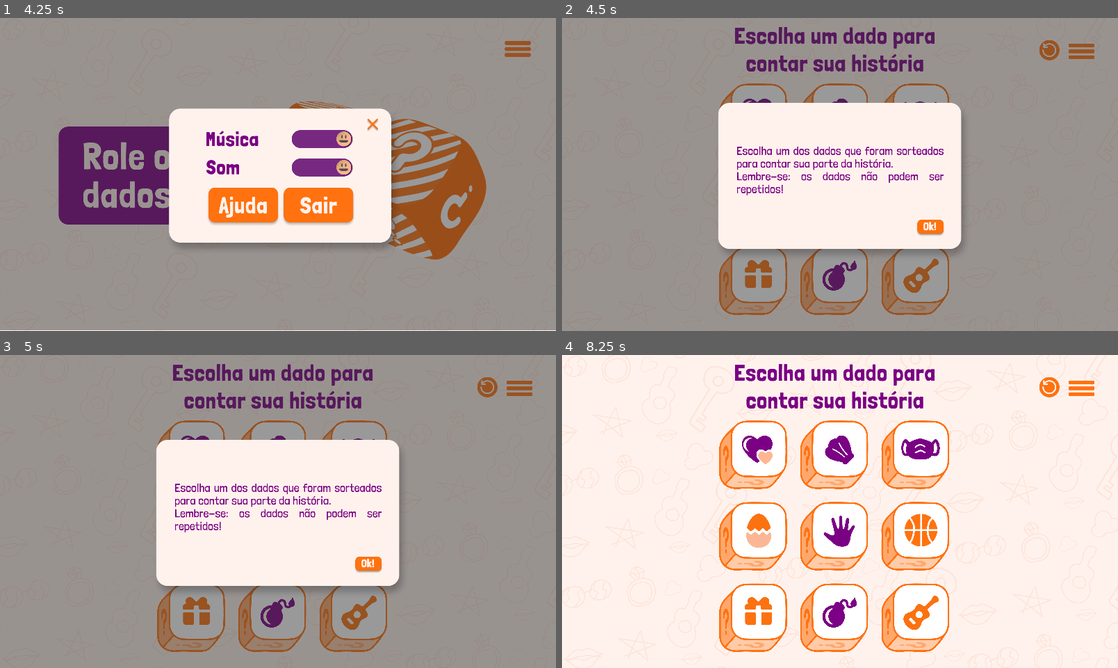
Above: before the commit, frames 1-4 (two rows, left to right).
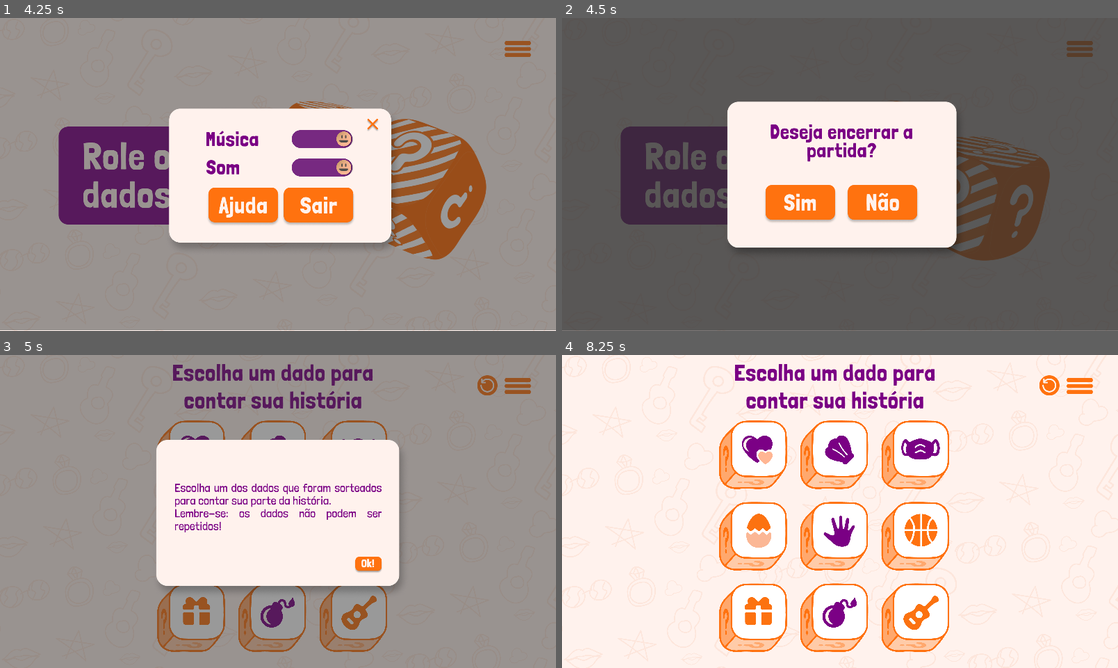
Above: after the commit, the same moments.

Repository: thalesximenes/RollingStories
Game: Godot game, scene res://res/TitleScreen.tscn
Same seed, same stepped clock (60 frames per second), same inputs: the game is played once before the commit and once after it.
Inputs (mouse positions are in pixels of both pictures, inside the frame that each line leads up to):
- Up to frame 1 (4.25 s): click (105, 118) at 0.5 s; click (200, 196) at 1.25 s; click (378, 183) at 2 s; click (517, 49) at 2.75 s; click (322, 140) at 3.5 s
- Up to frame 2 (4.5 s): click (878, 205) at 4.25 s
- Up to frame 3 (5 s): no input
- Up to frame 4 (8.25 s): click (1051, 386) at 5 s; click (1051, 386) at 5.75 s; click (1051, 386) at 6.5 s; click (751, 455) at 7.27 s; click (928, 564) at 8 s

Frame 1 is identical in both runs. In frame 2, 86% of the frame differs, in the area x 0-100%, y 0-100%; in frame 3, 0.3%; in frame 4, 0.3%.

Commit message:
Runnable

Diff:
--- a/project.godot
+++ b/project.godot
@@ -18,6 +18,7 @@
 config/name="Rory's Store Cubes"
 run/main_scene="res://res/TitleScreen.tscn"
 config/icon="res://icon.png"
+config/windows_native_icon="res://icon.ico"
 
 [autoload]
 
--- a/res/BackgroundSound.tscn
+++ b/res/BackgroundSound.tscn
@@ -5,6 +5,6 @@
 
 [node name="Backgroundsound" type="AudioStreamPlayer"]
 stream = ExtResource( 2 )
-volume_db = -15.0
+volume_db = -16.0
 autoplay = true
 script = ExtResource( 1 )
--- a/res/NewGame.tscn
+++ b/res/NewGame.tscn
@@ -90,7 +90,6 @@
 rect_min_size = Vector2( 229, 64 )
 
 [node name="ModesPopUp" parent="." instance=ExtResource( 5 )]
-visible = true
 anchor_right = 0.0
 anchor_bottom = 0.0
 margin_right = 1920.0
--- a/res/NormalModeScreen.tscn
+++ b/res/NormalModeScreen.tscn
@@ -20,6 +20,7 @@
 anchor_bottom = 1.0
 script = ExtResource( 1 )
 __meta__ = {
+"_edit_horizontal_guides_": [ 106.5 ],
 "_edit_use_anchors_": false
 }
 
@@ -42,16 +43,16 @@
 
 [node name="Restart" parent="." instance=ExtResource( 12 )]
 margin_left = 1648.0
-margin_top = 75.6216
+margin_top = 70.0
 margin_right = 1718.0
-margin_bottom = 145.622
+margin_bottom = 140.0
 texture_normal = ExtResource( 4 )
 
 [node name="Exit" parent="." instance=ExtResource( 12 )]
-margin_left = 1748.67
-margin_top = 87.5
-margin_right = 1838.67
-margin_bottom = 141.5
+margin_left = 1743.0
+margin_top = 80.0
+margin_right = 1833.0
+margin_bottom = 134.0
 texture_normal = ExtResource( 7 )
 
 [node name="Dices" type="HBoxContainer" parent="."]
--- a/res/RapidModeScreen.tscn
+++ b/res/RapidModeScreen.tscn
@@ -139,9 +139,9 @@
 
 [node name="TextureButton2" type="TextureButton" parent="."]
 margin_left = 1094.0
-margin_top = 48.0
+margin_top = 47.0
 margin_right = 1164.0
-margin_bottom = 118.0
+margin_bottom = 117.0
 rect_scale = Vector2( 0.667, 0.667 )
 texture_normal = ExtResource( 6 )
 __meta__ = {
--- a/res/RollDicesScreen.tscn
+++ b/res/RollDicesScreen.tscn
@@ -22,6 +22,7 @@
 [ext_resource path="res://res/Assets/AnimatedFrames/FRAME 14.png" type="Texture" id=20]
 [ext_resource path="res://res/Assets/Sounds/Clique botões.wav" type="AudioStream" id=21]
 [ext_resource path="res://res/Assets/Sounds/Som dado.wav" type="AudioStream" id=22]
+[ext_resource path="res://res/fade_in/FadeIn.tscn" type="PackedScene" id=23]
 
 [sub_resource type="SpriteFrames" id=1]
 animations = [ {
@@ -107,6 +108,10 @@
 anchor_bottom = 0.0
 margin_right = 1920.0
 margin_bottom = 1080.0
+
+[node name="FadeIn" parent="." instance=ExtResource( 23 )]
+visible = false
 [connection signal="pressed" from="Button" to="." method="_on_TextureRect_pressed"]
 [connection signal="animation_finished" from="Button/AnimatedSprite" to="." method="_on_AnimatedSprite_animation_finished"]
 [connection signal="pressed" from="TextureButton" to="." method="_on_TextureButton_pressed"]
+[connection signal="fade_finished" from="FadeIn" to="." method="_on_FadeIn_fade_finished"]
--- a/res/background_sound.gd
+++ b/res/background_sound.gd
@@ -1,4 +1,6 @@
 extends AudioStreamPlayer
+
+
 
 func _process(delta):
 	if (GLOBAL.musicStatus && !self.playing):
--- a/res/buttons/NewGameButton.tscn
+++ b/res/buttons/NewGameButton.tscn
@@ -3,4 +3,3 @@
 [ext_resource path="res://res/buttons/MenuButton.tscn" type="PackedScene" id=1]
 
 [node name="NewGameButton" instance=ExtResource( 1 )]
-[connection signal="pressed" from="." to="." method="_on_NewGameButton_pressed"]
--- a/res/buttons/new_game_button.gd
+++ b/res/buttons/new_game_button.gd
@@ -4,7 +4,6 @@
 func _ready():
 	pass # Replace with function body.
 
-
 func _on_TextureButton_pressed():
 	if (GLOBAL.soundStatus):
 		get_node("AudioStreamPlayer").play(0.60)
--- a/res/new_game.gd
+++ b/res/new_game.gd
@@ -5,7 +5,9 @@
 
 # Called when the node enters the scene tree for the first time.
 func _ready():
-	menuPopUp = get_node("ModesPopUp")
+	BACKGROUND_SOUND.volume_db = -16;
+	BACKGROUND_SOUND.play();
+	menuPopUp = get_node("ModesPopUp");
 	pass # Replace with function body.
 
 # Volta para a tela inicial, caso pressionado o botão
--- a/res/roll_dices_screen.gd
+++ b/res/roll_dices_screen.gd
@@ -26,10 +26,15 @@
 # Muda de cena depois da animação do dado
 func _on_AnimatedSprite_animation_finished():
 	if (animatedSprite == 2):
-		if (GLOBAL.mode == 0):
-			get_tree().change_scene("res://res/NormalModeScreen.tscn")
-		else:
-			get_tree().change_scene("res://res/RapidModeScreen.tscn")
+		$FadeIn.show();
+		$FadeIn.fade_in();
 	else:
 		animatedSprite += 1
 	pass # Replace with function body.
+
+func _on_FadeIn_fade_finished():
+	if (GLOBAL.mode == 0):
+		get_tree().change_scene("res://res/NormalModeScreen.tscn")
+	elif (GLOBAL.mode == 1):
+		get_tree().change_scene("res://res/RapidModeScreen.tscn")
+	pass # Replace with function body.
--- a/res/title_screen.gd
+++ b/res/title_screen.gd
@@ -8,6 +8,8 @@
 
 # Called when the node enters the scene tree for the first time.
 func _ready():
+	BACKGROUND_SOUND.volume_db = -34
+	BACKGROUND_SOUND.play();
 	rulesPopUp = get_node("PopupRules")
 	creditsPopUp = get_node("PopupCredits")
 	GLOBAL.dicesUsed.clear();
Binary file added: icon.ico
Not shown: 1 places in res/RollDicesScreen.tscn that only renumber resources
Not shown: 1 places in res/TitleScreen.tscn that only renumber resources
Not shown, changed: bin/Rolling Stories.exe
Not shown, changed: bin/Rolling Stories.pck
Not shown, changed: bin/Rolling Stories.x86_64
